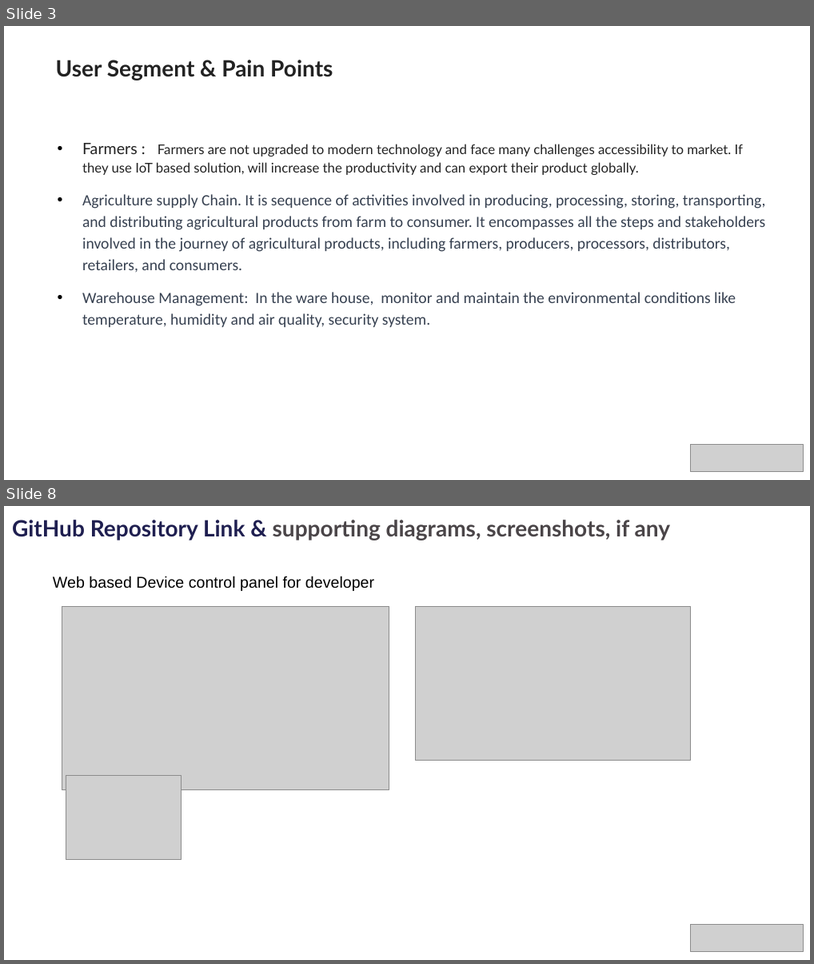
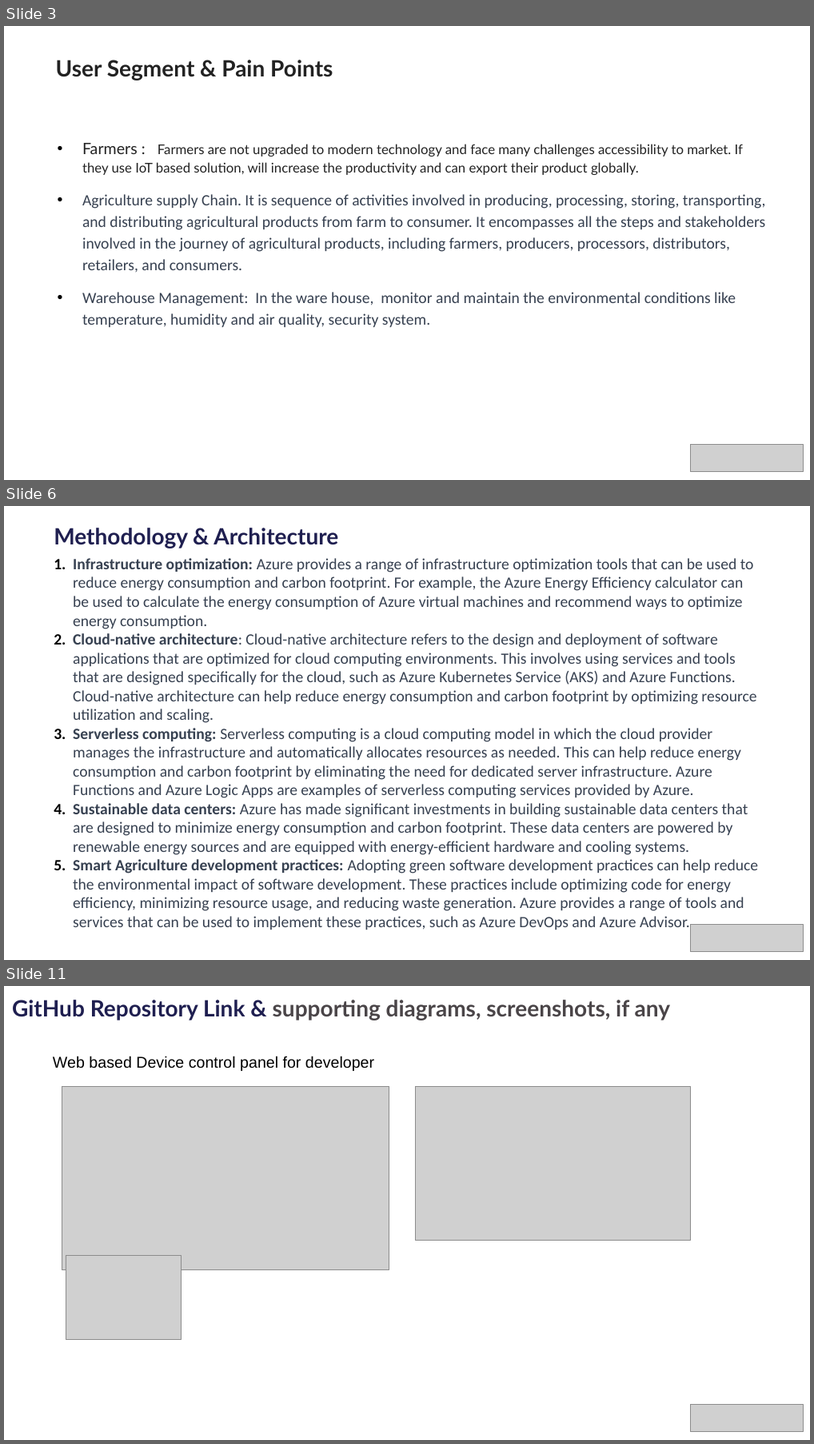
Before and after one commit to jbt1607/Sustainability-Hack, a slide deck: Idea/Smart Agriculture.pptx. Shown one above the other, each under a label of ours: slides 3 and 8 before the commit, slides 3, 6 and 11 after it; the slides between them are not shown. The pictures are 814x964 and 814x1444 pixels, drawn with LibreOffice and Linux fonts; fonts in the diff are those of the drawing; grey boxes stand for pictures; background and template pictures are left out. Boxes give left, top, right and bottom in pixels: in the first picture for what was removed or moved away, otherwise in the second. Text is boxed around its words. In the diff, an @@ line names an element or a change of style, - is before the commit and + after.

Commit message:
Smart Agriculture changes

```diff
--- a/Idea/Smart Agriculture.pptx
+++ b/Idea/Smart Agriculture.pptx
@@ slide 6 added at <box>4,506,810,960</box>, background #FFFFFF; not listed: 2 template elements that a slide beside it also shows @@
@@ title added at <box>54,528,338,548</box>, 20 pt, text #1F1F50, bold @@
+Methodology & Architecture
@@ text added at <box>73,558,758,929</box>, 14 pt, text #374151 @@
+1. Infrastructure optimization: Azure provides a range of infrastructure optimization tools that can be used to reduce energy consumption and carbon footprint. For example, the Azure Energy Efficiency calculator can be used to calculate the energy consumption of Azure virtual machines and recommend ways to optimize energy consumption.
+2. Cloud-native architecture: Cloud-native architecture refers to the design and deployment of software applications that are optimized for cloud computing environments. This involves using services and tools that are designed specifically for the cloud, such as Azure Kubernetes Service (AKS) and Azure Functions. Cloud-native architecture can help reduce energy consumption and carbon footprint by optimizing resource utilization and scaling.
+3. Serverless computing: Serverless computing is a cloud computing model in which the cloud provider manages the infrastructure and automatically allocates resources as needed. This can help reduce energy consumption and carbon footprint by eliminating the need for dedicated server infrastructure. Azure Functions and Azure Logic Apps are examples of serverless computing services provided by Azure.
+4. Sustainable data centers: Azure has made significant investments in building sustainable data centers that are designed to minimize energy consumption and carbon footprint. These data centers are powered by renewable energy sources and are equipped with energy-efficient hardware and cooling systems.
+5. Smart Agriculture development practices: Adopting green software development practices can help reduce the environmental impact of software development. These practices include optimizing code for energy efficiency, minimizing resource usage, and reducing waste generation. Azure provides a range of tools and services that can be used to implement these practices, such as Azure DevOps and Azure Advisor.
@@ picture added at <box>691,924,803,951</box> @@
@@ what was slide 8 is now slide 11 @@
```
Also in this commit, not shown: 4 slides changed, 3 other slides added, 1 slide removed, 1 other file.
